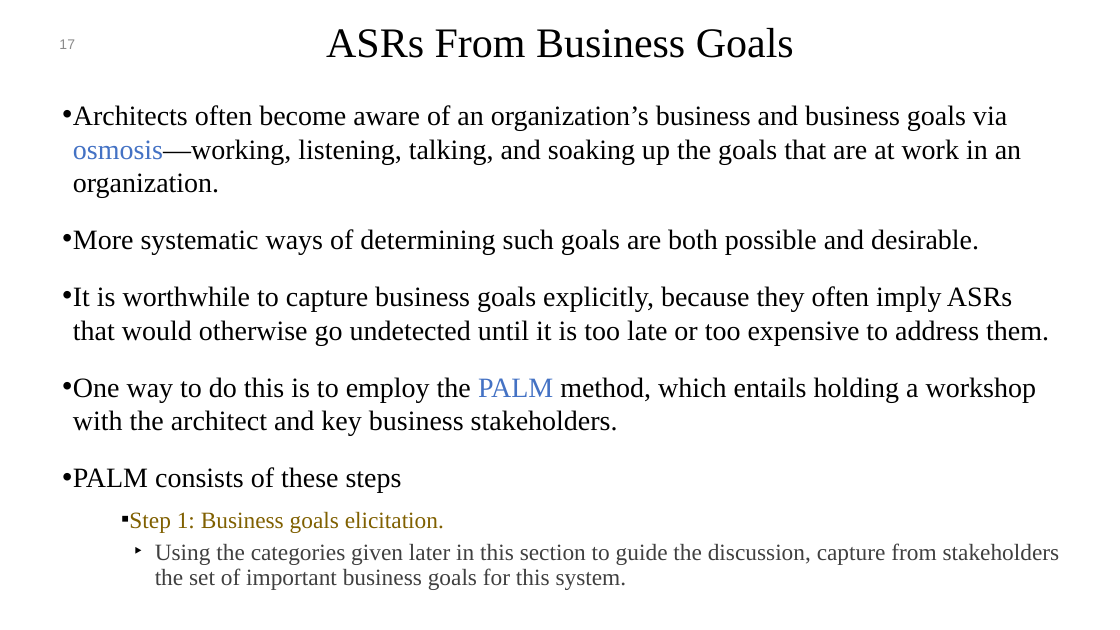
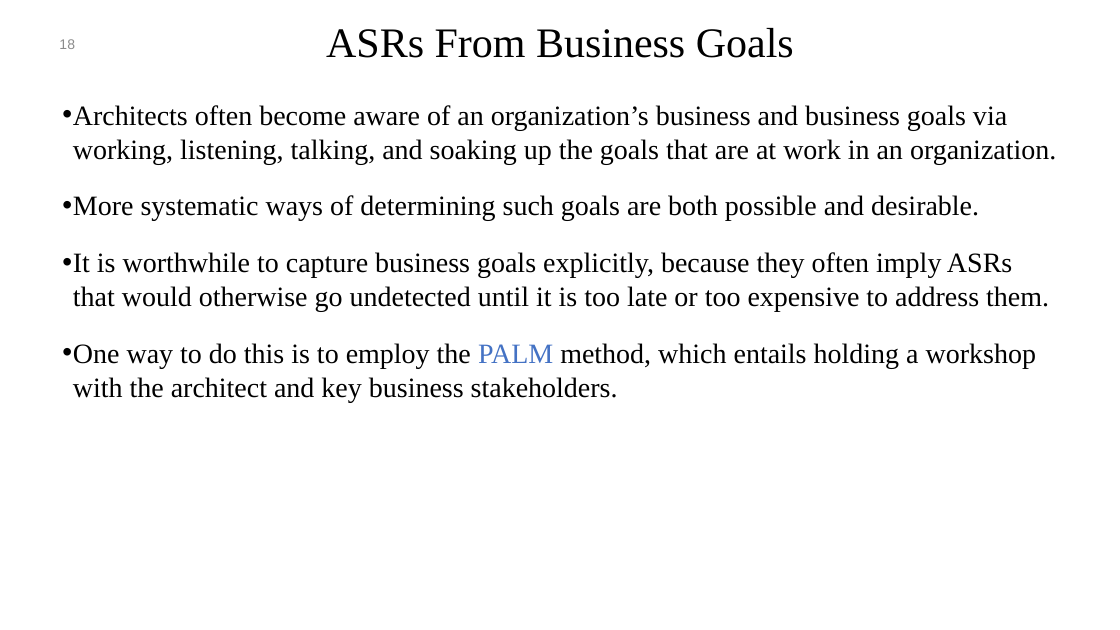
Before and after one commit to mohamad-khorsandi/slides-of-software-architecture-in-practice-4th-ed, a slide deck: slide 18 of chapter 19.pptx (slide 17 before the commit). Drawn at 1120x630 pixels with LibreOffice and Linux fonts; fonts in the diff are those of the drawing; background and template pictures are left out. Boxes give left, top, right and bottom in pixels: in the first picture for what was removed or moved away, otherwise in the second. Text is boxed around its words. In the diff, an @@ line names an element or a change of style, - is before the commit and + after.

```diff
--- a/chapter 19.pptx
+++ b/chapter 19.pptx
@@ page number at (x1=59, y1=39, x2=75, y2=49): text changed @@
-17
+18
@@ text at (x1=73, y1=105, x2=1056, y2=164): text changed @@
-• Architects often become aware of an organization’s business and business goals via osmosis—working, listening, talking, and soaking up the goals that are at work in an organization.
+• Architects often become aware of an organization’s business and business goals via working, listening, talking, and soaking up the goals that are at work in an organization.
@@ text at (x1=73, y1=467, x2=1060, y2=590): paragraphs removed @@
-• PALM consists of these steps
-  ▪ Step 1: Business goals elicitation.
-    ‣ Using the categories given later in this section to guide the discussion, capture from stakeholders the set of important business goals for this system.
```
Also in this commit, not shown: 8 other slides changed, 2 slides added, 7 other files.
